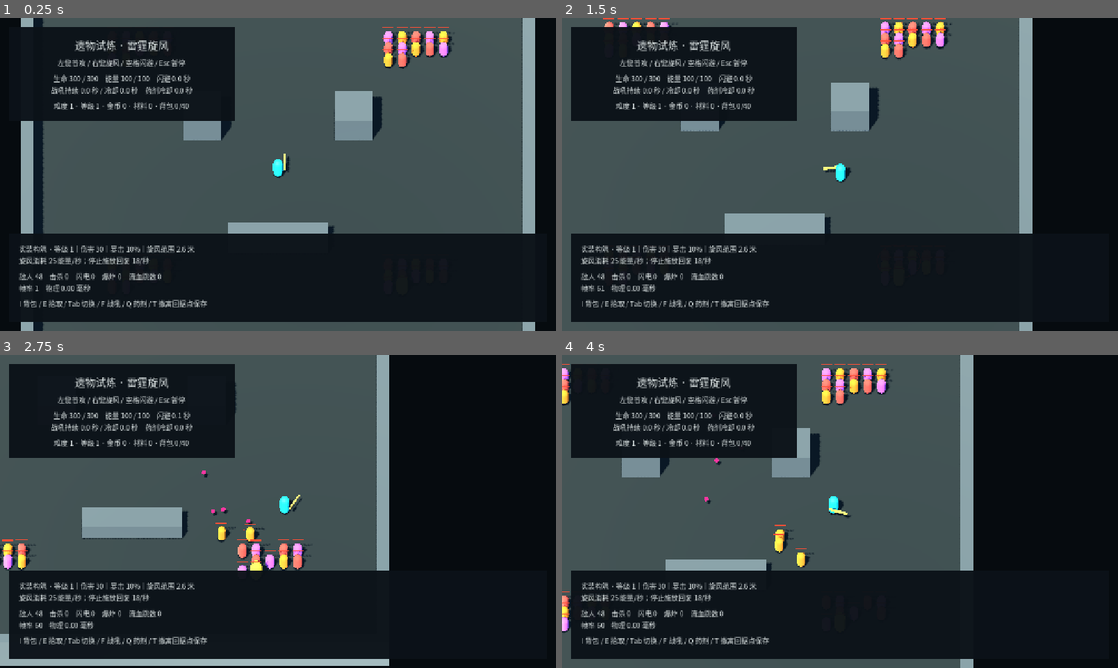
Above: before the commit, frames 1-4 (two rows, left to right).
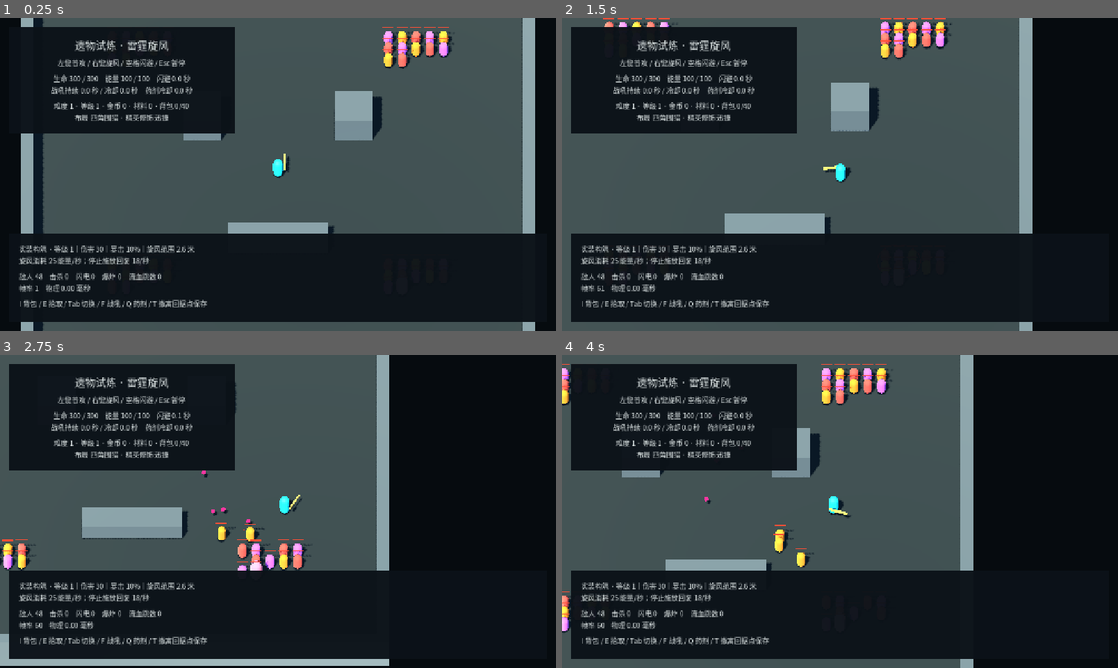
Above: after the commit, the same moments.

Repository: w7775p/relic-ARPG
Game: Godot game, scene res://world/maps/expedition_runtime.tscn
Same seed, same stepped clock (60 frames per second), same inputs: the game is played once before the commit and once after it. This scene is started directly instead of the project's main scene.
Inputs (mouse positions are in pixels of both pictures, inside the frame that each line leads up to):
- Up to frame 1 (0.25 s): no input
- Up to frame 2 (1.5 s): tap Enter at 0.5 s; move the mouse to (962, 158) at 0.52 s; hold D (move_right) 0.53-1.28 s; tap Q (use_potion) at 0.6 s; click (962, 158) at 0.67 s; move the mouse to (728, 190) at 1.27 s; hold S (move_down) from 1.28 s (still down); tap 1 (basic_build) at 1.35 s
- Up to frame 3 (2.75 s): tap Q (use_potion) at 1.55, 2.3 s; move the mouse to (333, 442) at 2.02 s; release S (move_down) at 2.03 s; hold D (move_right) from 2.03 s (still down); tap Space (dodge) at 2.1 s
- Up to frame 4 (4 s): move the mouse to (812, 574) at 2.77 s; release D (move_right) at 2.78 s; hold W (move_up) 2.78-3.53 s; click (812, 574) at 2.85 s; tap Q (use_potion) at 3.05, 3.8 s; move the mouse to (1006, 558) at 3.52 s; hold A (move_left) from 3.53 s (still down); hold F6 (stress_encounter) from 3.53 s (still down)

The runs differ from the first frame. In frame 1, 1.7% of the frame differs, in the area x 3-43%, y 30-37%; in frame 2, 1.9%; in frame 3, 1.9%, in the area x 1-48%, y 30-69%; in frame 4, 1.8%.

Commit message:
feat: 增加固定场地双变体与本趟选型

Diff:
--- a/game/systems/encounters/encounter_director.gd
+++ b/game/systems/encounters/encounter_director.gd
@@ -13,6 +13,8 @@
 	preload("res://content/enemies/modifier_tough.tres"),
 	preload("res://content/enemies/modifier_swift.tres"),
 ]
+const VARIANT_IDS: Array[String] = ["corner_grid", "cross_lanes"]
+const VARIANT_NAMES: Dictionary = {"corner_grid":"四角围猎", "cross_lanes":"十字夹击"}
 
 var combat: CombatSystem
 var feedback: CombatFeedback
@@ -43,11 +45,32 @@
 		spawn_enemy(definition, _spawn_position(index))
 
 
-## 四个角落使用网格间距，避免出生在中央静态障碍内。
-func _spawn_position(index: int) -> Vector3:
-	var centers: Array[Vector3] = [Vector3(-11, 0, -11), Vector3(11, 0, -11), Vector3(-11, 0, 12), Vector3(11, 0, 12)]
+## 返回两种固定场地出生布局；墙体和导航仍复用现有场景资源。
+static func spawn_position(index: int, variant_id: String = "corner_grid") -> Vector3:
+	var centers: Array[Vector3]
+	if variant_id == "cross_lanes":
+		centers = [Vector3(-13, 0, 0), Vector3(13, 0, 0), Vector3(0, 0, -13), Vector3(0, 0, 13)]
+	else:
+		centers = [Vector3(-11, 0, -11), Vector3(11, 0, -11), Vector3(-11, 0, 12), Vector3(11, 0, 12)]
 	var cell: int = (index / 4) % 25
 	return centers[index % 4] + Vector3(float(cell % 5 - 2) * 1.1, 0.05, float(cell / 5 - 2) * 1.1)
+
+
+## 保留旧调用入口，D1 正式探险额外传入本趟变体 ID。
+func _spawn_position(index: int, variant_id: String = "corner_grid") -> Vector3:
+	return spawn_position(index, variant_id)
+
+
+## 两种遭遇布局调整三类普通敌人的轮换顺序，敌人定义本身继续复用。
+static func definition_index_for_variant(index: int, variant_id: String) -> int:
+	if variant_id == "cross_lanes":
+		return posmod(index * 2 + int(index / 4), DEFINITIONS.size())
+	return posmod(index, DEFINITIONS.size())
+
+
+## 返回用于 HUD 和验收记录的中文变体名称。
+static func variant_name(id: String) -> String:
+	return str(VARIANT_NAMES.get(id, id))
 
 
 ## 按稳定 ID 查找精英修饰，未知 ID 返回空。
--- /dev/null
+++ b/game/tests/p1_task3_variants.gd
@@ -0,0 +1,76 @@
+extends Node
+## P1_Task3 场地回归：两种固定布局复用现有墙体与三类敌人，并验证正式探险选型记录。
+const EXPEDITION: PackedScene = preload("res://world/maps/expedition_runtime.tscn")
+var failures: int = 0
+var checks: int = 0
+
+## 记录断言结果并继续执行全部检查。
+func check(value: bool, message: String) -> void:
+	checks += 1
+	if value:
+		print("PASS: ", message)
+	else:
+		failures += 1
+		push_error(message)
+
+## 延迟运行正式探险，确保自动加载服务已经可用。
+func _ready() -> void:
+	_run.call_deferred()
+
+## 检查两套出生布局、三类敌人和本趟变体/精英修饰记录。
+func _run() -> void:
+	check(EncounterDirector.VARIANT_IDS == ["corner_grid", "cross_lanes"], "固定场地提供两个稳定变体 ID")
+	var different: int = 0
+	for index: int in range(48):
+		var corner: Vector3 = EncounterDirector.spawn_position(index, "corner_grid")
+		var cross: Vector3 = EncounterDirector.spawn_position(index, "cross_lanes")
+		if not corner.is_equal_approx(cross):
+			different += 1
+		check(absf(corner.x) < 19.0 and absf(corner.z) < 19.0 and absf(cross.x) < 19.0 and absf(cross.z) < 19.0, "变体出生点 %d 位于现有场地边界内" % index)
+	check(different == 48, "两种布局的全部出生点均发生可见变化")
+	var kind_sets: Array[Dictionary] = [{}, {}]
+	for variant_index: int in range(2):
+		for index: int in range(47):
+			kind_sets[variant_index][EncounterDirector.definition_index_for_variant(index, EncounterDirector.VARIANT_IDS[variant_index])] = true
+	check(kind_sets[0].size() == 3 and kind_sets[1].size() == 3, "两种遭遇均复用三类普通敌人")
+	var arena: Node3D = EXPEDITION.instantiate()
+	arena.forced_variant_id = "cross_lanes"
+	arena.forced_modifier_id = "swift"
+	get_tree().root.add_child(arena)
+	get_tree().current_scene = arena
+	await _frames(3)
+	get_tree().paused = true
+	check(arena.encounter_variant_id == "cross_lanes" and arena.elite_modifier_id == "swift", "正式探险记录本趟变体 ID 与单个精英修饰 ID")
+	check(arena.combat.enemies.size() == 48, "变体探险仍生成 48 名敌人")
+	var elites: Array[EnemyController] = []
+	for enemy: CombatActor in arena.combat.enemies:
+		if enemy is EnemyController and enemy.definition.is_elite:
+			elites.append(enemy)
+	check(elites.size() == 1 and elites[0].modifier != null and elites[0].modifier.id == "swift", "正式探险保留单精英原型并应用一项修饰")
+	for victim: CombatActor in arena.combat.enemies.duplicate():
+		arena.combat.hit(victim, 1000000.0, &"primary", 9001, arena.skills.build)
+	arena.effects.drain(1000000)
+	check(arena.wave_completed and arena.inventory.completed == 1, "cross_lanes 可完成清场并正常结算首通")
+	var session: GameSession = arena.game_session
+	arena.return_to_town()
+	await _frames(5)
+	var hub: Control = get_tree().current_scene
+	check(hub.is_hub() and hub.game_session == session, "变体清场后可撤离回真实 Hub")
+	hub.request_transition("depart")
+	await _frames(5)
+	arena = get_tree().current_scene
+	check(EncounterDirector.VARIANT_IDS.has(arena.encounter_variant_id) and arena.combat.enemies.size() == 48, "再次出发会重建一个合法本趟变体")
+	arena.return_to_town()
+	await _frames(5)
+	hub = get_tree().current_scene
+	check(hub.is_hub() and hub.inventory.completed == 1, "未清场撤离保持既有通关进度且运行态变体不进入长期数据")
+	hub.queue_free()
+	await _frames()
+	get_tree().paused = false
+	print("P1_TASK3_VARIANTS_RESULT: ", failures, " failures; ", checks, " checks")
+	get_tree().quit(0 if failures == 0 else 1)
+
+## 等待场景切换与延迟回收完成。
+func _frames(count: int = 2) -> void:
+	for index: int in range(count):
+		await get_tree().process_frame
--- /dev/null
+++ b/game/tests/p1_task3_variants.tscn
@@ -0,0 +1,4 @@
+[gd_scene load_steps=2 format=3]
+[ext_resource type="Script" path="res://tests/p1_task3_variants.gd" id="1"]
+[node name="P1Task3Variants" type="Node"]
+script = ExtResource("1")
--- a/game/world/maps/expedition_runtime.gd
+++ b/game/world/maps/expedition_runtime.gd
@@ -1,11 +1,17 @@
 extends "res://world/maps/combat_arena.gd"
-## 正式探险运行场景；长期收益写入会话模块，本趟世界随真实离场回收。
+## 正式探险运行场景；长期收益写入会话模块，本趟布局与精英修饰随离场回收。
 const PANEL: Script = preload("res://ui/inventory/inventory_panel.gd")
 const FIRST_CLEAR_REWARDS: Array[String] = ["thunder_ring", "ember_mail", "energy_grips"]
 const PICKUP_RADIUS_M: float = 2.5
+@export var forced_variant_id: String = ""
+@export var forced_modifier_id: String = ""
 var game_session: GameSession
 var inventory: InventoryState
 var generator: ItemGenerator
+var encounter_variant_id: String = ""
+var elite_modifier_id: String = ""
+var run_seed: int = 0
+var _run_rng: RandomNumberGenerator = RandomNumberGenerator.new()
 var minimum_quality: int:
 	get: return game_session.modules.character.minimum_quality
 	set(value):
@@ -23,7 +29,7 @@
 var _notice: String = ""
 var _notice_remaining: float = 0.0
 
-## 领取唯一会话，重建属性并创建新遭遇，不生成临时兼容角色。
+## 领取唯一会话，选择本趟固定场地变体与单个精英修饰后创建遭遇。
 func _ready() -> void:
 	game_session = SceneRouter.take_session()
 	if game_session == null:
@@ -42,16 +48,34 @@
 	_on_inventory_changed()
 	player.reset_health()
 	skills.reset()
-	for index: int in range(48):
-		var original: EnemyDefinition = EncounterDirector.ELITE if index == 47 else EncounterDirector.DEFINITIONS[index % 3]
-		var definition: EnemyDefinition = original.duplicate()
-		definition.health *= 1.0 + (inventory.difficulty - 1) * 0.25
-		definition.damage *= 1.0 + (inventory.difficulty - 1) * 0.15
-		encounters.spawn_enemy(definition, encounters._spawn_position(index))
+	_select_run_configuration()
+	_spawn_run_encounter()
 	_initializing = false
 	_set_paused(false)
 	if OS.get_cmdline_user_args().has("--smoke-combat"):
 		print("M2_EXPEDITION_BOOT_READY")
+
+## 本趟随机序列独立于掉落 RNG；测试可通过导出字段固定变体与修饰。
+func _select_run_configuration() -> void:
+	run_seed = int(Time.get_ticks_usec()) ^ int(inventory.completed * 104729 + inventory.difficulty * 8191)
+	_run_rng.seed = run_seed
+	encounter_variant_id = forced_variant_id if EncounterDirector.VARIANT_IDS.has(forced_variant_id) else EncounterDirector.VARIANT_IDS[_run_rng.randi_range(0, EncounterDirector.VARIANT_IDS.size() - 1)]
+	var modifier: EliteModifierDefinition = EncounterDirector.elite_modifier(forced_modifier_id)
+	if modifier == null:
+		modifier = EncounterDirector.roll_elite_modifier(_run_rng)
+	elite_modifier_id = modifier.id if modifier != null else ""
+
+## 按本趟变体生成 47 只三类普通敌人与一只带单修饰的固定精英原型。
+func _spawn_run_encounter() -> void:
+	var elite_modifier: EliteModifierDefinition = EncounterDirector.elite_modifier(elite_modifier_id)
+	for index: int in range(48):
+		var ordinary_index: int = EncounterDirector.definition_index_for_variant(index, encounter_variant_id)
+		var original: EnemyDefinition = EncounterDirector.ELITE if index == 47 else EncounterDirector.DEFINITIONS[ordinary_index]
+		var definition: EnemyDefinition = original.duplicate()
+		definition.health *= 1.0 + (inventory.difficulty - 1) * 0.25
+		definition.damage *= 1.0 + (inventory.difficulty - 1) * 0.15
+		var modifier: EliteModifierDefinition = elite_modifier if index == 47 else null
+		encounters.spawn_enemy(definition, EncounterDirector.spawn_position(index, encounter_variant_id), modifier)
 
 ## 正式探险不提供据点服务。
 func is_hub() -> bool:
@@ -77,7 +101,9 @@
 			_remove_drop(drop)
 	var nearby: Array = nearby_items()
 	pickup_index = posmod(pickup_index, maxi(nearby.size(), 1))
-	var text: String = "难度 %d · 等级 %d · 金币 %d · 材料 %d · 背包 %d/40" % [inventory.difficulty, inventory.level, inventory.gold, inventory.materials, inventory.bag.size()]
+	var modifier: EliteModifierDefinition = EncounterDirector.elite_modifier(elite_modifier_id)
+	var modifier_name: String = modifier.display_name if modifier != null else "无"
+	var text: String = "难度 %d · 等级 %d · 金币 %d · 材料 %d · 背包 %d/40\n布局 %s · 精英修饰 %s" % [inventory.difficulty, inventory.level, inventory.gold, inventory.materials, inventory.bag.size(), EncounterDirector.variant_name(encounter_variant_id), modifier_name]
 	if not nearby.is_empty():
 		text += "\nE 拾取：" + ItemGenerator.title(nearby[pickup_index].item) + "（Tab 切换）"
 	elif wave_completed:
Not shown, changed: tools/verify.py
